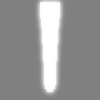
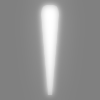
Two versions of the same layered image (100×100). Layer-by-layer changes:
removed layer "Layer copy #1" over (x1=33, y1=0, x2=67, y2=99)
removed layer "Layer copy" over (x1=33, y1=0, x2=67, y2=99)
added layer "Pasted Layer copy #1" above "Pasted Layer copy" over (x1=33, y1=0, x2=67, y2=100)
added layer "Pasted Layer copy" (38%) above "Pasted Layer" over (x1=23, y1=0, x2=77, y2=100)
added layer "Pasted Layer" (31%) above "Layer" over (x1=40, y1=5, x2=60, y2=95)
hid "Layer", opacity 78% → 100%, painted on it over (x1=23, y1=0, x2=77, y2=100)
